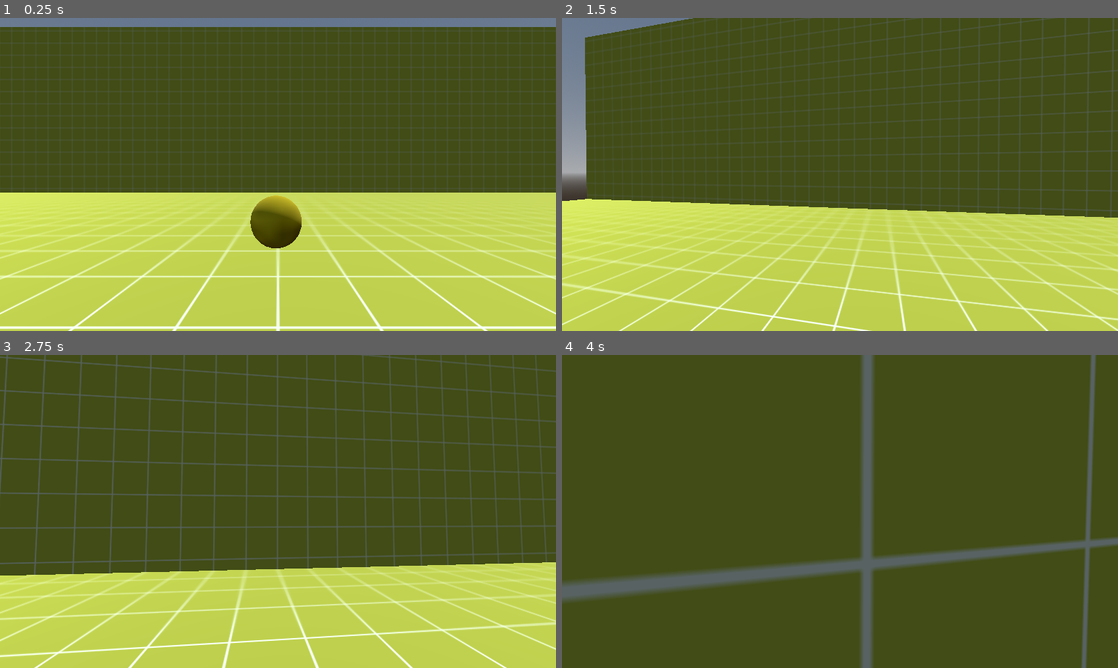
Above: before the commit, frames 1-4 (two rows, left to right).
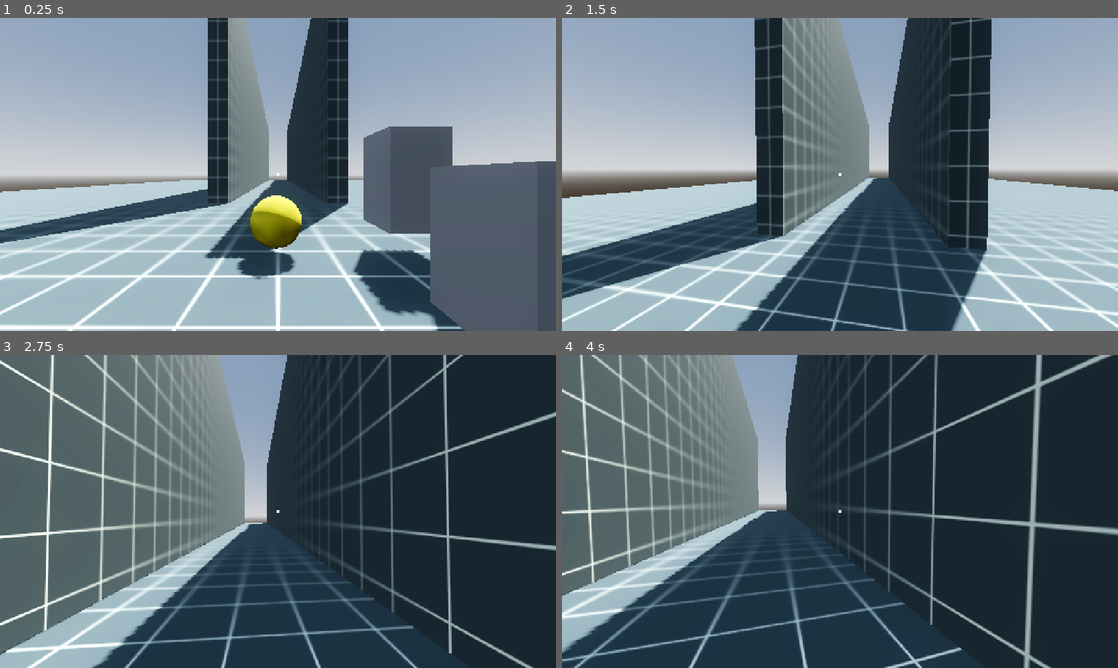
Above: after the commit, the same moments.

Repository: WITBoudicca/DuckCatcher
Game: Godot game, scene res://world/world.tscn
Same seed, same stepped clock (60 frames per second), same inputs: the game is played once before the commit and once after it.
Inputs (mouse positions are in pixels of both pictures, inside the frame that each line leads up to):
- Up to frame 1 (0.25 s): no input
- Up to frame 2 (1.5 s): tap Enter at 0.5 s; move the mouse to (867, 174) at 0.52 s; hold E (interact) 0.53-1.28 s; hold W (forward) from 0.53 s (still down); tap Space (jump) at 0.77, 1.07 s; tap Shift (sprint) at 0.8, 1.35 s; move the mouse to (812, 174) at 1.27 s
- Up to frame 3 (2.75 s): keep holding W (forward); tap Space (jump) at 1.52, 1.55, 1.82, 2.1 s; move the mouse to (289, 505) at 2.02 s; hold E (interact) from 2.03 s (still down)
- Up to frame 4 (4 s): keep holding W (forward); move the mouse to (834, 517) at 2.77 s; release E (interact) at 2.78 s; click (834, 517) at 2.85 s; tap Space (jump) at 3.02, 3.32, 3.77, 3.8 s; tap Shift (sprint) at 3.05 s; move the mouse to (878, 514) at 3.52 s; hold E (interact) from 3.53 s (still down)

The runs differ from the first frame. In frame 1, 99% of the frame differs, in the area x 0-100%, y 0-100%; in frame 2, 100%; in frame 3, 99%; in frame 4, 100%.

Commit message:
Added stamina, bloom

Diff:
--- /dev/null
+++ b/entities/player/components/camera_effects.gd
@@ -0,0 +1,101 @@
+class_name CameraEffects
+extends Camera3D
+
+@export var debug: bool = false
+
+@export_category("References")
+@export var player : PlayerController
+
+@export_category("Effects")
+@export var enable_tilt : bool = true
+@export var enable_fall_kick : bool = true
+@export var enable_headbob : bool = true
+
+@export_category("Kick & Recoil Settings")
+@export_group("Run Tilt")
+## Run Tilt Angle
+@export var run_pitch : float = 0.2 # Degrees
+## Sway Tilt Angle
+@export var run_roll : float = 0.25 # Degrees
+@export var max_pitch : float = 1.0
+@export var max_roll : float = 2.5
+
+@export_group("Camera Kick")
+@export_subgroup("Fall Kick")
+@export var fall_time: float = 0.3
+
+@export_group("Headbob")
+@export_range(0.0, 0.1, 0.001) var bob_pitch : float = 0.05
+@export_range(0.0, 0.1, 0.001) var bob_roll : float = 0.025
+@export_range(0.0, 0.4, 0.001) var bob_up : float = 0.005
+@export_range(1.0, 8.0, 0.1) var bob_frequency : float = 1.6
+
+
+var _fall_value : float = 0.0
+var _fall_timer : float = 0.0
+
+var _step_timer : float = 0.0
+
+func _process(delta: float) -> void:
+	calculate_view_offset(delta)
+
+func calculate_view_offset(delta):
+	if not player: return
+
+	_fall_timer -= delta
+
+	var velocity = player.velocity
+
+	#Headbob Step Timer and Sin Value
+	var speed = Vector2(velocity.x, velocity.z).length()
+	if speed > 0.1 and player.is_on_floor():
+		_step_timer += delta * (speed / player.walk_speed) * bob_frequency
+		_step_timer = fmod(_step_timer, 1.0)
+	else:
+		_step_timer = 0.0
+	var bob_sin = sin(_step_timer * 2.0 * PI) *0.5 # 0.5 reduces the magnitude of the sin wave, i.e. less movement
+
+
+	var angles = Vector3.ZERO
+	var offset = Vector3.ZERO
+
+	## Camera Tilt
+	if enable_tilt:
+		var forward = global_transform.basis.z
+		var right = global_transform.basis.x
+
+		var forward_dot = velocity.dot(forward)
+		var forward_tilt = clamp(forward_dot * deg_to_rad(run_pitch), deg_to_rad(-max_pitch), deg_to_rad(max_pitch))
+		angles.x += forward_tilt
+
+		var right_dot = velocity.dot(right)
+		var side_tilt = clamp(right_dot * deg_to_rad(run_roll), deg_to_rad(-max_roll), deg_to_rad(max_roll))
+		angles.z -= side_tilt
+
+
+	## Fall Kick
+	if enable_fall_kick:
+		var fall_ratio = max(0.0, _fall_timer / fall_time)
+		var fall_kick_amount = fall_ratio * _fall_value
+		angles.x -= fall_kick_amount
+		offset.x -= fall_kick_amount
+
+
+	## Headbob
+	if enable_headbob:
+		var pitch_delta = bob_sin * deg_to_rad(bob_pitch) * speed
+		angles.x -= pitch_delta
+		var roll_delta = bob_sin * deg_to_rad(bob_roll) * speed
+		angles.z -= roll_delta
+		var bob_height = bob_sin * speed * bob_up
+		offset.y += bob_height
+
+
+
+	position = offset
+	rotation = angles
+
+func add_fall_kick(fall_strenght : float)-> void:
+	_fall_value = deg_to_rad(fall_strenght)
+	_fall_timer = fall_time
+	pass
--- a/entities/player/player_controller.gd
+++ b/entities/player/player_controller.gd
@@ -1,16 +1,12 @@
 class_name PlayerController
 extends CharacterBody3D
 
+#region Exports
 @export var debug: bool = false
 
-@export_group("Movement")
-@export var walk_speed: float = 5.0
-@export var sprint_speed: float = 8.0
-@export var acceleration: float = 0.15
-@export var deceleration: float = 0.25
-
-@export_group("Jump")
-@export var jump_velocity: float = 4.5
+@export_category("References")
+@export_group("camera")
+@export var camera_effects: CameraEffects
 
 @export_group("States")
 @export var idle_state: State
@@ -22,17 +18,52 @@
 @export var interact_ray: RayCast3D
 @export var interact_distance: float = 3.0
 
+@export_category("Player Settings")
+@export_group("Movement")
+@export var walk_speed: float = 5.0
+@export var sprint_speed: float = 9.0
+@export var acceleration: float = 0.15
+@export var deceleration: float = 0.35
+
+@export_group("Jump")
+@export var jump_velocity: float = 4.5
+@export var fall_velocity_threshold: float = -5.0
+
+@export_group("Stamina")
+@export var max_stamina: float = 100.0
+@export var stamina_drain_rate: float = 15.0   # per second while sprinting
+@export var stamina_regen_rate: float = 15.0   # per second while regenerating
+@export var stamina_regen_delay: float = 0.75  # seconds after last drain before regen starts
+@export var min_stamina_to_sprint: float = 30.0 # must regen past this to sprint again once exhausted
+#endregion
+
+#region Onready / State
 @onready var state_machine: StateMachine = $StateMachine
+#endregion
 
+#region Stamina State (internal)
+var current_stamina: float
+var _regen_timer: float = 0.0
+var _exhausted: bool = false
+var _draining_this_frame: bool = false
+#endregion
 
+#region Engine Callbacks
 func _ready() -> void:
+	current_stamina = max_stamina
 	state_machine.init(self)
+	SignalBus.stamina_changed.emit(current_stamina, max_stamina)
 
 func _physics_process(delta: float) -> void:
 	if not is_on_floor():
 		velocity += get_gravity() * delta
 
+	_draining_this_frame = false
 	state_machine.physics_update(delta)
+
+	if not _draining_this_frame:
+		_regen_stamina(delta)
+
 	move_and_slide()
 
 func _unhandled_input(event: InputEvent) -> void:
@@ -42,7 +73,9 @@
 		try_interact()
 	if event.is_action_pressed("catch"):
 		try_catch()
+#endregion
 
+#region Movement
 func apply_movement(input_dir: Vector2, target_speed: float) -> void:
 	var direction = (transform.basis * Vector3(input_dir.x, 0, input_dir.y)).normalized()
 	var current_velocity = Vector2(velocity.x, velocity.z)
@@ -55,12 +88,46 @@
 	velocity.x = current_velocity.x
 	velocity.z = current_velocity.y
 
+func update_rotation(rotation_input) -> void:
+	global_transform.basis = Basis.from_euler(rotation_input)
+#endregion
+
+#region Jump
 func apply_jump() -> void:
 	velocity.y = jump_velocity
+#endregion
 
-func update_rotation(rotation_input) -> void:
-	global_transform.basis = Basis.from_euler(rotation_input)
+#region Stamina
+func drain_stamina(amount: float) -> void:
+	_draining_this_frame = true
+	_regen_timer = 0.0
 
+	current_stamina = max(current_stamina - amount, 0.0)
+	if current_stamina <= 0.0:
+		_exhausted = true
+
+	SignalBus.stamina_changed.emit(current_stamina, max_stamina)
+
+func _regen_stamina(delta: float) -> void:
+	if current_stamina >= max_stamina:
+		return
+
+	_regen_timer += delta
+	if _regen_timer < stamina_regen_delay:
+		return
+
+	current_stamina = min(current_stamina + stamina_regen_rate * delta, max_stamina)
+
+	if _exhausted and current_stamina >= min_stamina_to_sprint:
+		_exhausted = false
+
+	SignalBus.stamina_changed.emit(current_stamina, max_stamina)
+
+func can_sprint() -> bool:
+	return not _exhausted and current_stamina > 0.0
+#endregion
+
+#region Interaction
 func try_interact() -> void:
 	_raycast_call("interact")
 
@@ -73,3 +140,4 @@
 	var target = interact_ray.get_collider()
 	if target and target.has_method(method_name):
 		target.call(method_name, self)
+#endregion
--- a/entities/player/player_controller.tscn
+++ b/entities/player/player_controller.tscn
@@ -8,6 +8,9 @@
 [ext_resource type="Script" uid="uid://1ckbjwx2m30l" path="res://entities/player/states/movement states/walk_state.gd" id="5_eg50i"]
 [ext_resource type="Script" uid="uid://v2snv0grwqxd" path="res://entities/player/states/movement states/sprint_state.gd" id="6_qpkgk"]
 [ext_resource type="Script" uid="uid://0h1yy3lbgudr" path="res://entities/player/states/movement states/jump_state.gd" id="7_t3d2v"]
+[ext_resource type="Script" uid="uid://bgkkfeginlfj5" path="res://system/ui/player hud/reticle_draw.gd" id="9_eg50i"]
+[ext_resource type="Script" uid="uid://b0rmmy84nsteq" path="res://entities/player/components/camera_effects.gd" id="9_qpkgk"]
+[ext_resource type="Script" uid="uid://bue301hq5dktf" path="res://entities/player/stamina_bar.gd" id="11_t3d2v"]
 
 [sub_resource type="StandardMaterial3D" id="StandardMaterial3D_43phm"]
 albedo_color = Color(0.56886536, 0.1697199, 0.03304388, 1)
@@ -24,6 +27,8 @@
 height = 0.7294922
 
 [sub_resource type="CapsuleShape3D" id="CapsuleShape3D_d1k4n"]
+radius = 0.44458008
+height = 0.88916016
 
 [sub_resource type="CapsuleShape3D" id="CapsuleShape3D_sfv1e"]
 radius = 0.44677734
@@ -33,12 +38,36 @@
 
 [sub_resource type="CameraAttributesPractical" id="CameraAttributesPractical_abrql"]
 dof_blur_far_enabled = true
-dof_blur_far_distance = 20.0
-dof_blur_far_transition = 50.0
+dof_blur_far_distance = 100.0
 
-[node name="PlayerController" type="CharacterBody3D" unique_id=569843570 node_paths=PackedStringArray("idle_state", "walk_state", "sprint_state", "jump_state", "interact_ray")]
+[sub_resource type="StyleBoxFlat" id="StyleBoxFlat_wt16y"]
+bg_color = Color(1, 1, 1, 1)
+border_width_left = 2
+border_width_top = 2
+border_width_right = 2
+border_width_bottom = 2
+border_color = Color(1, 1, 1, 1)
+corner_radius_top_left = 12
+corner_radius_top_right = 12
+corner_radius_bottom_right = 12
+corner_radius_bottom_left = 12
+
+[sub_resource type="StyleBoxFlat" id="StyleBoxFlat_gq0m7"]
+bg_color = Color(0.33737007, 0.6774843, 0.5417482, 1)
+border_width_left = 2
+border_width_top = 2
+border_width_right = 2
+border_width_bottom = 2
+border_color = Color(0.8, 0.8, 0.8, 0)
+corner_radius_top_left = 12
+corner_radius_top_right = 12
+corner_radius_bottom_right = 12
+corner_radius_bottom_left = 12
+
+[node name="PlayerController" type="CharacterBody3D" unique_id=569843570 node_paths=PackedStringArray("camera_effects", "idle_state", "walk_state", "sprint_state", "jump_state", "interact_ray")]
 collision_layer = 2
 script = ExtResource("1_symyc")
+camera_effects = NodePath("CameraController/SpringArm3D/Camera3D")
 idle_state = NodePath("StateMachine/IdleState")
 walk_state = NodePath("StateMachine/WalkState")
 sprint_state = NodePath("StateMachine/SprintState")
@@ -58,7 +87,7 @@
 mesh = SubResource("CapsuleMesh_symyc")
 
 [node name="StandingCollision" type="CollisionShape3D" parent="." unique_id=844640977]
-transform = Transform3D(1, 0, 0, 0, 1, 0, 0, 0, 1, 0, 1, 0)
+transform = Transform3D(1, 0, 0, 0, 1, 0, 0, 0, 1, 0, 1.5554199, 0)
 shape = SubResource("CapsuleShape3D_d1k4n")
 
 [node name="ShrinkedCollision" type="CollisionShape3D" parent="." unique_id=886425023]
@@ -100,8 +129,61 @@
 shape = SubResource("SphereShape3D_4717r")
 spring_length = 0.0
 
-[node name="Camera3D" type="Camera3D" parent="CameraController/SpringArm3D" unique_id=2094901537]
+[node name="Camera3D" type="Camera3D" parent="CameraController/SpringArm3D" unique_id=2094901537 node_paths=PackedStringArray("player")]
 cull_mask = 1048573
 attributes = SubResource("CameraAttributesPractical_abrql")
+script = ExtResource("9_qpkgk")
+player = NodePath("../../..")
 
 [node name="InteractionRayCast3D" type="RayCast3D" parent="CameraController/SpringArm3D/Camera3D" unique_id=86940088]
+collision_mask = 8
+
+[node name="PlayerHud" type="Control" parent="." unique_id=64239955]
+layout_mode = 3
+anchors_preset = 15
+anchor_right = 1.0
+anchor_bottom = 1.0
+grow_horizontal = 2
+grow_vertical = 2
+mouse_filter = 2
+
+[node name="Reticle" type="CenterContainer" parent="PlayerHud" unique_id=1101501280]
+layout_mode = 1
+anchors_preset = 15
+anchor_right = 1.0
+anchor_bottom = 1.0
+grow_horizontal = 2
+grow_vertical = 2
+
+[node name="ReticleDraw" type="Control" parent="PlayerHud/Reticle" unique_id=1992156897]
+layout_mode = 2
+script = ExtResource("9_eg50i")
+radius = 20.0
+thickness = 2.0
+use_point = true
+point_radius = 4.0
+
+[node name="StaminaBar" type="Control" parent="PlayerHud" unique_id=530440617]
+layout_mode = 1
+anchors_preset = 12
+anchor_top = 1.0
+anchor_right = 1.0
+anchor_bottom = 1.0
+offset_top = -66.0
+grow_horizontal = 2
+grow_vertical = 0
+
+[node name="ProgressBar" type="ProgressBar" parent="PlayerHud/StaminaBar" unique_id=928263616]
+layout_mode = 1
+anchors_preset = -1
+anchor_left = 0.3515625
+anchor_top = 0.3939394
+anchor_right = 0.6484375
+anchor_bottom = 0.6060606
+grow_horizontal = 2
+grow_vertical = 2
+theme_override_styles/background = SubResource("StyleBoxFlat_wt16y")
+theme_override_styles/fill = SubResource("StyleBoxFlat_gq0m7")
+show_percentage = false
+script = ExtResource("11_t3d2v")
+metadata/_edit_use_anchors_ = true
--- /dev/null
+++ b/entities/player/stamina_bar.gd
@@ -0,0 +1,37 @@
+extends ProgressBar
+
+@export var idle_delay: float = 0.5
+
+var _fade_tween: Tween
+var _idle_timer: float = 0.0
+
+func _ready() -> void:
+	SignalBus.stamina_changed.connect(_on_stamina_changed)
+	max_value = 100.0
+	modulate.a = 0.0
+
+func _process(delta: float) -> void:
+	if value >= max_value:
+		_idle_timer += delta
+		if _idle_timer >= idle_delay:
+			_fade_to(0.0, 0.2)
+	else:
+		_idle_timer = 0.0
+
+func _on_stamina_changed(current: float, stamina_max: float) -> void:
+	max_value = stamina_max
+	value = current
+
+	if current < stamina_max:
+		_idle_timer = 0.0
+		_fade_to(1.0, 0.3)
+
+func _fade_to(target_alpha: float, fade_duration: float) -> void:
+	if _fade_tween and _fade_tween.is_valid() and is_equal_approx(modulate.a, target_alpha):
+		return
+
+	if _fade_tween:
+		_fade_tween.kill()
+
+	_fade_tween = create_tween()
+	_fade_tween.tween_property(self, "modulate:a", target_alpha, fade_duration)
--- a/entities/player/state_machine.gd
+++ b/entities/player/state_machine.gd
@@ -1,8 +1,8 @@
 class_name StateMachine
 extends Node
 
+@export var debug: bool = false
 @export var initial_state: State
-@export var debug: bool = false
 
 var current_state: State
 var player: PlayerController
--- a/entities/player/states/movement states/idle_state.gd
+++ b/entities/player/states/movement states/idle_state.gd
@@ -9,7 +9,7 @@
 		state_machine.transition_to(player.jump_state)
 		return
 	if input_dir.length() > 0:
-		if Input.is_action_pressed("sprint"):
+		if Input.is_action_pressed("sprint") and player.can_sprint():
 			state_machine.transition_to(player.sprint_state)
 		else:
 			state_machine.transition_to(player.walk_state)
--- a/entities/player/states/movement states/jump_state.gd
+++ b/entities/player/states/movement states/jump_state.gd
@@ -2,11 +2,13 @@
 extends State
 
 var _air_speed: float = 0.0
+var _current_fall_velocity: float
 
 func enter() -> void:
 	player.apply_jump()
+
 	# preserve momentum from whichever state we jumped from
-	if Input.is_action_pressed("sprint"):
+	if Input.is_action_pressed("sprint") and player.can_sprint():
 		_air_speed = player.sprint_speed
 	else:
 		_air_speed = player.walk_speed
@@ -16,7 +18,10 @@
 	var input_dir = Input.get_vector("left", "right", "forward", "backward")
 	player.apply_movement(input_dir, _air_speed)
 
-	if player.is_on_floor() and player.velocity.y <= 0.0:
+	if player.is_on_floor():
+		if _check_fall_speed():
+			player.camera_effects.add_fall_kick(2.0)
+
 		if input_dir.length() > 0:
 			if Input.is_action_pressed("sprint"):
 				state_machine.transition_to(player.sprint_state)
@@ -24,3 +29,10 @@
 				state_machine.transition_to(player.walk_state)
 		else:
 			state_machine.transition_to(player.idle_state)
+
+	_current_fall_velocity = player.velocity.y
+
+func _check_fall_speed() -> bool:
+	var hit_hard = _current_fall_velocity < player.fall_velocity_threshold
+	_current_fall_velocity = 0.0
+	return hit_hard
--- a/entities/player/states/movement states/sprint_state.gd
+++ b/entities/player/states/movement states/sprint_state.gd
@@ -5,11 +5,12 @@
 func physics_update(delta: float) -> void:
 	var input_dir = Input.get_vector("left", "right", "forward", "backward")
 
-	if not Input.is_action_pressed("sprint") or input_dir.length() == 0:
+	if not Input.is_action_pressed("sprint") or input_dir.length() == 0 or not player.can_sprint():
 		state_machine.transition_to(player.walk_state)
 		return
 	if Input.is_action_just_pressed("jump") and player.is_on_floor():
 		state_machine.transition_to(player.jump_state)
 		return
 
+	player.drain_stamina(player.stamina_drain_rate * delta)
 	player.apply_movement(input_dir, player.sprint_speed)
--- a/entities/player/states/movement states/walk_state.gd
+++ b/entities/player/states/movement states/walk_state.gd
@@ -5,7 +5,7 @@
 func physics_update(delta: float) -> void:
 	var input_dir = Input.get_vector("left", "right", "forward", "backward")
 
-	if Input.is_action_pressed("sprint") and input_dir.length() > 0:
+	if Input.is_action_pressed("sprint") and input_dir.length() > 0 and player.can_sprint():
 		state_machine.transition_to(player.sprint_state)
 		return
 	if Input.is_action_just_pressed("jump") and player.is_on_floor():
--- a/globals/signal_bus.gd
+++ b/globals/signal_bus.gd
@@ -2,3 +2,5 @@
 extends Node
 
 signal pause_changed(bool)
+
+signal stamina_changed(current_stamina: float, max_stamina: float)
--- a/project.godot
+++ b/project.godot
@@ -36,8 +36,8 @@
 
 window/size/viewport_width=1280
 window/size/viewport_height=720
-window/size/borderless=true
-window/stretch/mode="viewport"
+window/stretch/mode="canvas_items"
+window/stretch/aspect="expand"
 
 [file_customization]
 
@@ -109,7 +109,7 @@
 3d_physics/layer_1="Terrain"
 3d_physics/layer_2="Player"
 3d_physics/layer_3="Duckling"
-3d_physics/layer_4="Objects"
+3d_physics/layer_4="Interactables"
 
 [physics]
 
@@ -118,3 +118,4 @@
 [rendering]
 
 rendering_device/driver.windows="d3d12"
+anti_aliasing/quality/screen_space_aa=1
--- /dev/null
+++ b/system/ui/player hud/reticle_draw.gd
@@ -0,0 +1,66 @@
+@tool
+extends Control
+
+@export var radius: float = 30.0 : set = set_crosshair_radius
+@export var thickness: float = 1.0 : set = set_crosshair_thickness
+@export var color: Color = Color.WHITE : set = set_crosshair_color
+@export var gap_angle: float = 45.0 : set = set_crosshair_gap_angle
+@export var segments: int = 32 : set = set_crosshair_segments
+
+@export_group("Point Reticle")
+@export var use_point: bool = false : set = set_use_point
+@export var point_radius: float = 2.0 : set = set_point_radius
+
+
+func _draw() -> void:
+	if use_point:
+		draw_point_crosshair()
+	else:
+		draw_circle_crosshair()
+
+
+func draw_circle_crosshair() -> void:
+	var center = size / 2.0
+	var gap_rad = deg_to_rad(gap_angle)
+
+	# 4 gaps evenly spaced around the circle (N/E/S/W)
+	var gap_positions = [0.0, PI / 2.0, PI, PI * 1.5]
+
+	for gap_center in gap_positions:
+		var arc_start = gap_center + gap_rad / 2.0
+		var arc_end = gap_center + (PI / 2.0) - (gap_rad / 2.0)
+		draw_arc(center, radius, arc_start, arc_end, segments, color, thickness, true)
+
+
+func draw_point_crosshair() -> void:
+	var center = size / 2.0
+	draw_circle(center, point_radius, color)
+
+
+func set_crosshair_radius(value: float) -> void:
+	radius = value
+	queue_redraw()
+
+func set_crosshair_thickness(value: float) -> void:
+	thickness = value
+	queue_redraw()
+
+func set_crosshair_color(value: Color) -> void:
+	color = value
+	queue_redraw()
+
+func set_crosshair_gap_angle(value: float) -> void:
+	gap_angle = value
+	queue_redraw()
+
+func set_crosshair_segments(value: int) -> void:
+	segments = value
+	queue_redraw()
+
+func set_use_point(value: bool) -> void:
+	use_point = value
+	queue_redraw()
+
+func set_point_radius(value: float) -> void:
+	point_radius = value
+	queue_redraw()
--- a/world/world.tscn
+++ b/world/world.tscn
@@ -12,8 +12,6 @@
 uv2_world_triplanar = true
 
 [sub_resource type="ProceduralSkyMaterial" id="ProceduralSkyMaterial_6xmxd"]
-sky_horizon_color = Color(0.66224277, 0.6717428, 0.6867428, 1)
-ground_horizon_color = Color(0.66224277, 0.6717428, 0.6867428, 1)
 
 [sub_resource type="Sky" id="Sky_tcf2h"]
 sky_material = SubResource("ProceduralSkyMaterial_6xmxd")
@@ -21,7 +19,11 @@
 [sub_resource type="Environment" id="Environment_4717r"]
 background_mode = 2
 sky = SubResource("Sky_tcf2h")
+tonemap_mode = 3
 glow_enabled = true
+glow_normalized = true
+glow_strength = 1.1
+glow_bloom = 0.5
 
 [node name="World" type="Node3D" unique_id=1123708402]
 
@@ -48,17 +50,40 @@
 navigation_mesh = SubResource("NavigationMesh_wt16y")
 
 [node name="CSGBox3D" type="CSGBox3D" parent="Geometry/NavigationRegion3D" unique_id=1769765262]
+transform = Transform3D(1, 0, 0, 0, 1, 0, 0, 0, 1, 0, 0, -17)
 use_collision = true
 collision_mask = 0
-size = Vector3(48, 1, 48)
+size = Vector3(48, 1, 82)
 material = SubResource("StandardMaterial3D_g312j")
 
 [node name="CSGBox3D2" type="CSGBox3D" parent="Geometry/NavigationRegion3D" unique_id=2017364505]
-transform = Transform3D(1, 0, 0, 0, 1, 0, 0, 0, 1, 0, 6.8449707, -20.418945)
+transform = Transform3D(-4.371139e-08, 0, -1, 0, 1, 0, 1, 0, -4.371139e-08, 3.0662498, 6.8449707, -34.43375)
 use_collision = true
 collision_mask = 0
-size = Vector3(48, 14.689941, 7.1621094)
+size = Vector3(48, 14.689941, 1)
 material = SubResource("StandardMaterial3D_g312j")
+
+[node name="CSGBox3D6" type="CSGBox3D" parent="Geometry/NavigationRegion3D" unique_id=1920284557]
+transform = Transform3D(-4.371139e-08, 0, -1, 0, 1, 0, 1, 0, -4.371139e-08, -3.0662518, 6.8449707, -34.43375)
+use_collision = true
+collision_mask = 0
+size = Vector3(48, 14.689941, 1)
+material = SubResource("StandardMaterial3D_g312j")
+
+[node name="CSGBox3D3" type="CSGBox3D" parent="Geometry/NavigationRegion3D" unique_id=966427809]
+transform = Transform3D(1, 0, 0, 0, 1, 0, 0, 0, 1, 2.293756, 1.2275229, -1.9140128)
+use_collision = true
+size = Vector3(1, 1.7254639, 1)
+
+[node name="CSGBox3D4" type="CSGBox3D" parent="Geometry/NavigationRegion3D" unique_id=1935995310]
+transform = Transform3D(1, 0, 0, 0, 1, 0, 0, 0, 1, 2.293756, 0.6150502, -0.5926974)
+use_collision = true
+size = Vector3(1, 1.7254639, 1)
+
+[node name="CSGBox3D5" type="CSGBox3D" parent="Geometry/NavigationRegion3D" unique_id=706085154]
+transform = Transform3D(1, 0, 0, 0, 1, 0, 0, 0, 1, 2.293756, 1.9121035, -3.7736664)
+use_collision = true
+size = Vector3(1, 1.7254639, 1)
 
 [node name="Environment" type="Node3D" parent="." unique_id=792366660]
 
@@ -67,3 +92,4 @@
 
 [node name="DirectionalLight3D" type="DirectionalLight3D" parent="Environment/WorldEnvironment" unique_id=1884841855]
 transform = Transform3D(-0.8660254, -0.43301278, 0.25, 0, 0.49999997, 0.86602545, -0.50000006, 0.75, -0.43301266, 25.347557, 22.855164, -0.073916435)
+shadow_enabled = true
Binary file changed: assets/prototypes/Proto Wall.png
Not shown, added: entities/player/components/camera_effects.gd.uid
Not shown, added: entities/player/stamina_bar.gd.uid
Not shown, added: system/ui/player hud/reticle_draw.gd.uid
